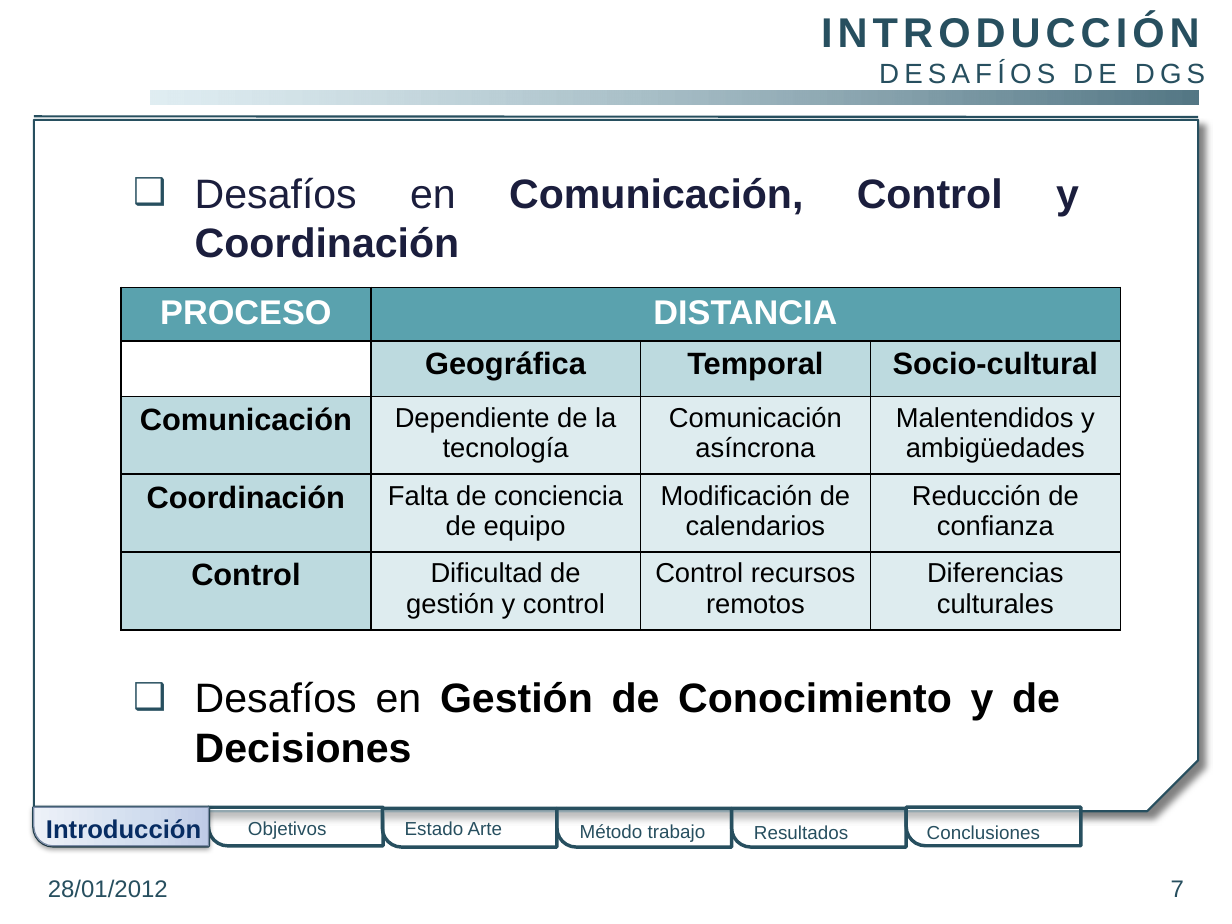
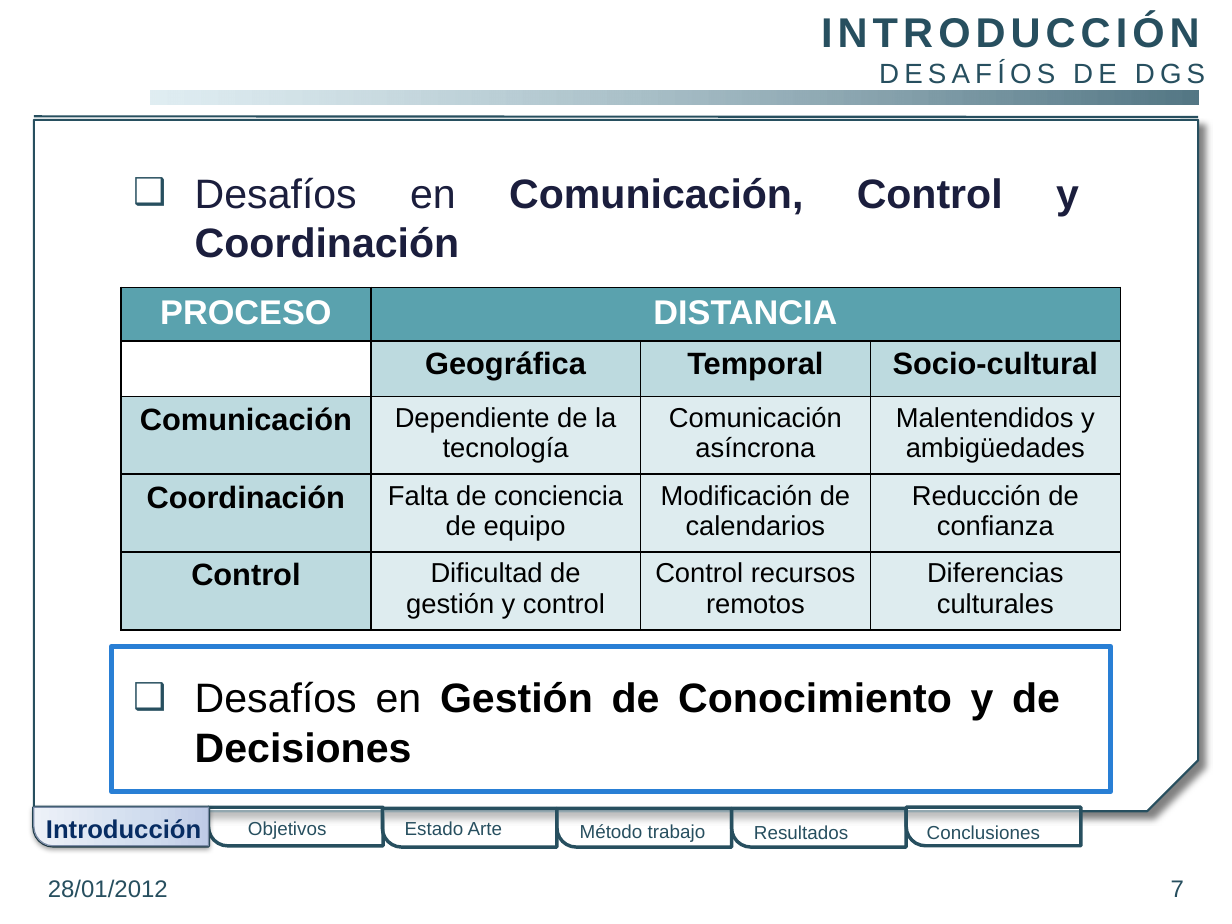
Before and after one commit to gangadhar001/repo-pfc, a slide deck: slide 7 of PFC/Presentacion/PresentacionPFC.pptx. Drawn at 1232x924 pixels with LibreOffice and Linux fonts; fonts in the diff are those of the drawing; background and template pictures are left out. Boxes give left, top, right and bottom in pixels: in the first picture for what was removed or moved away, otherwise in the second. Text is boxed around its words. In the diff, an @@ line names an element or a change of style, - is before the commit and + after.

```diff
--- a/PFC/Presentacion/PresentacionPFC.pptx
+++ b/PFC/Presentacion/PresentacionPFC.pptx
@@ rectangle added at <box>112,647,1111,792</box>, fill #FFFFFF, outline #297FD5 3 pt @@
```
Also in this commit, not shown: 23 other slides changed.
